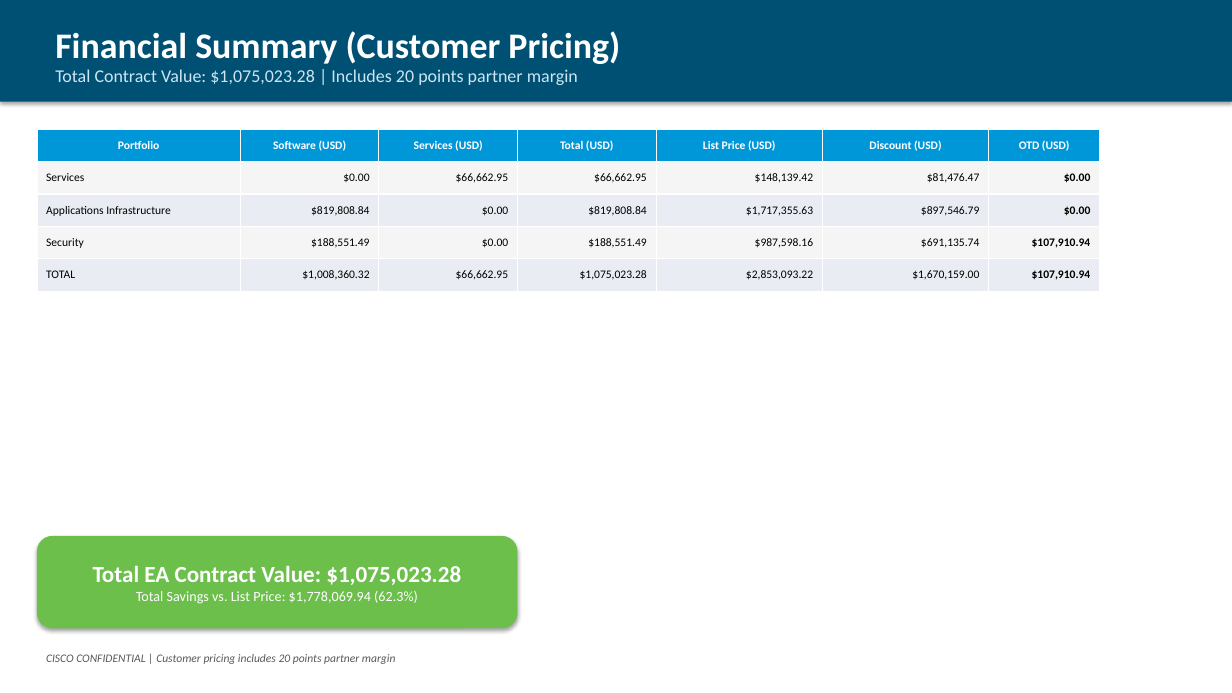
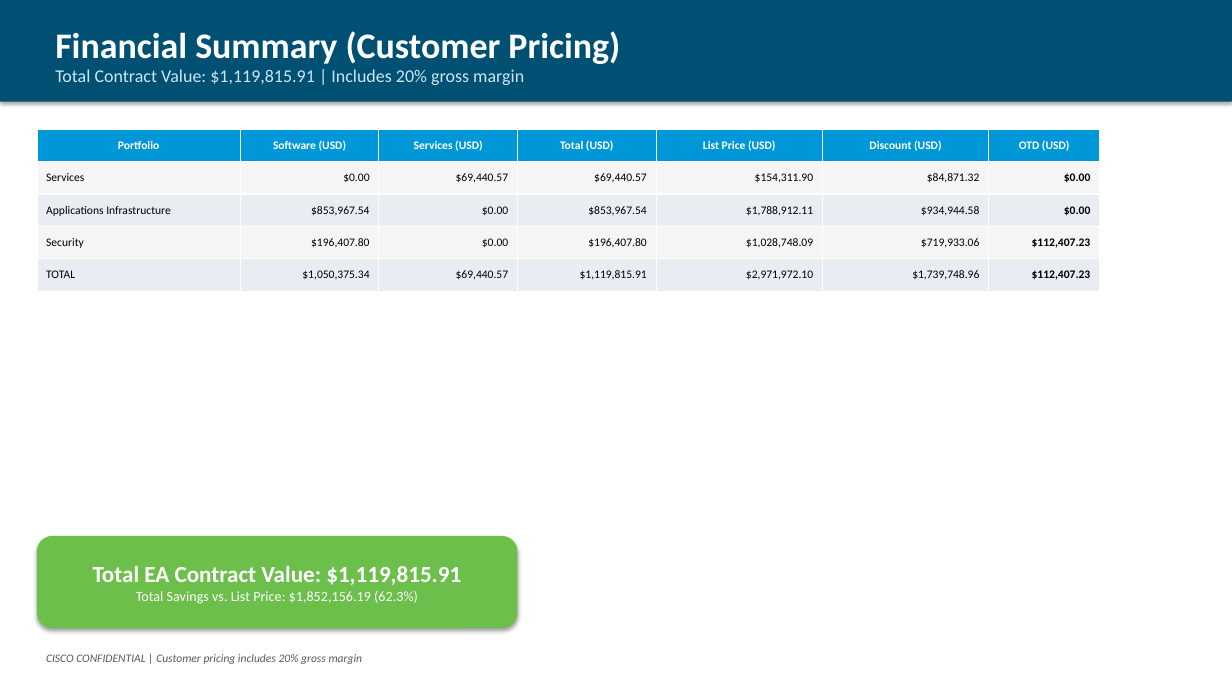
Before and after one commit to chchilds/cxvx, a slide deck: slide 3 of output/HALIFAX_HEALTH_CARE_SYSTEMS_INC_EA_Proposal_9327623.pptx. Drawn at 1232x693 pixels with LibreOffice and Linux fonts; fonts in the diff are those of the drawing. Boxes give left, top, right and bottom in pixels: in the first picture for what was removed or moved away, otherwise in the second. Text is boxed around its words. In the diff, an @@ line names an element or a change of style, - is before the commit and + after.

```diff
--- a/output/HALIFAX_HEALTH_CARE_SYSTEMS_INC_EA_Proposal_9327623.pptx
+++ b/output/HALIFAX_HEALTH_CARE_SYSTEMS_INC_EA_Proposal_9327623.pptx
@@ text at <box>55,69,524,85</box>: text changed @@
-Total Contract Value: $1,075,023.28 | Includes 20 points partner margin
+Total Contract Value: $1,119,815.91 | Includes 20% gross margin
@@ table at <box>37,129,1100,291</box> @@
-row 2: Services | $0.00 | $66,662.95 | $66,662.95 | $148,139.42 | $81,476.47 | $0.00
+row 2: Services | $0.00 | $69,440.57 | $69,440.57 | $154,311.90 | $84,871.32 | $0.00
-row 3: Applications Infrastructure | $819,808.84 | $0.00 | $819,808.84 | $1,717,355.63 | $897,546.79 | $0.00
+row 3: Applications Infrastructure | $853,967.54 | $0.00 | $853,967.54 | $1,788,912.11 | $934,944.58 | $0.00
-row 4: Security | $188,551.49 | $0.00 | $188,551.49 | $987,598.16 | $691,135.74 | $107,910.94
+row 4: Security | $196,407.80 | $0.00 | $196,407.80 | $1,028,748.09 | $719,933.06 | $112,407.23
-row 5: TOTAL | $1,008,360.32 | $66,662.95 | $1,075,023.28 | $2,853,093.22 | $1,670,159.00 | $107,910.94
+row 5: TOTAL | $1,050,375.34 | $69,440.57 | $1,119,815.91 | $2,971,972.10 | $1,739,748.96 | $112,407.23
@@ text in rounded rectangle at <box>93,566,461,604</box>: text changed @@
-Total EA Contract Value: $1,075,023.28
-Total Savings vs. List Price: $1,778,069.94 (62.3%)
+Total EA Contract Value: $1,119,815.91
+Total Savings vs. List Price: $1,852,156.19 (62.3%)
@@ text at <box>46,654,363,664</box>: text changed @@
-CISCO CONFIDENTIAL | Customer pricing includes 20 points partner margin
+CISCO CONFIDENTIAL | Customer pricing includes 20% gross margin
```
Also in this commit, not shown: 7 other slides changed.
